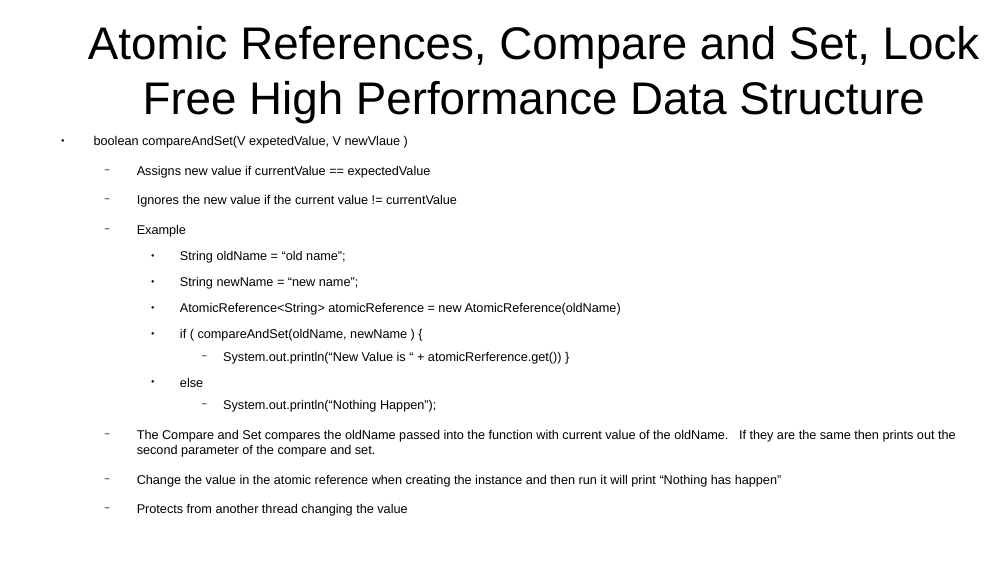
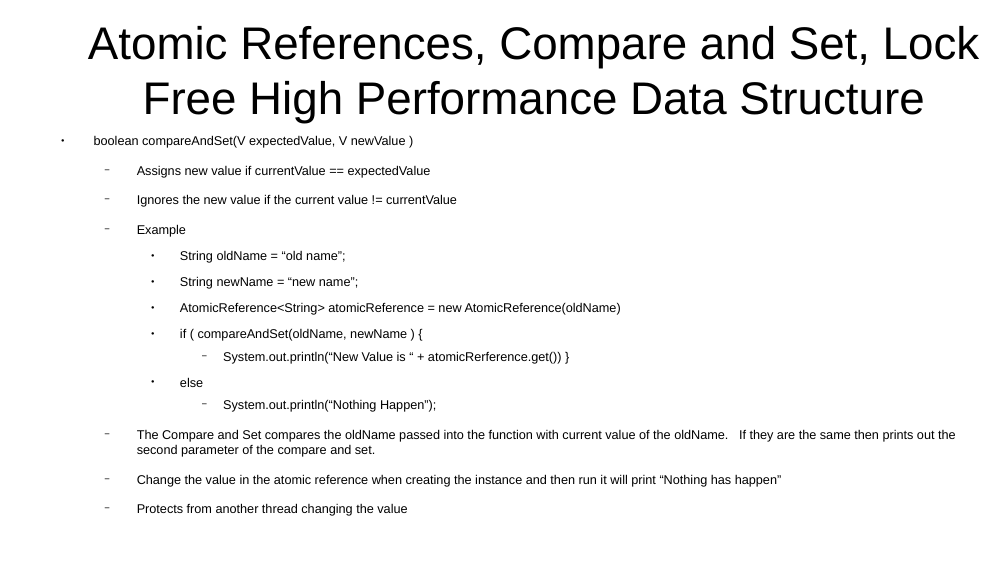
Before and after one commit to CharlesStockman/notesFromCourses, a slide deck: slide 63 of java/core/05_threading.odp. Drawn at 1008x567 pixels with LibreOffice and Linux fonts; fonts in the diff are those of the drawing. Boxes give left, top, right and bottom in pixels: in the first picture for what was removed or moved away, otherwise in the second. Text is boxed around its words. In the diff, an @@ line names an element or a change of style, - is before the commit and + after.

```diff
--- a/java/core/05_threading.odp
+++ b/java/core/05_threading.odp
@@ text at [94,135,406,148]: text changed @@
-● boolean compareAndSet(V expetedValue, V newVlaue )
+● boolean compareAndSet(V expectedValue, V newValue )
```
Also in this commit, not shown: 2 other slides changed, 31 other files.
